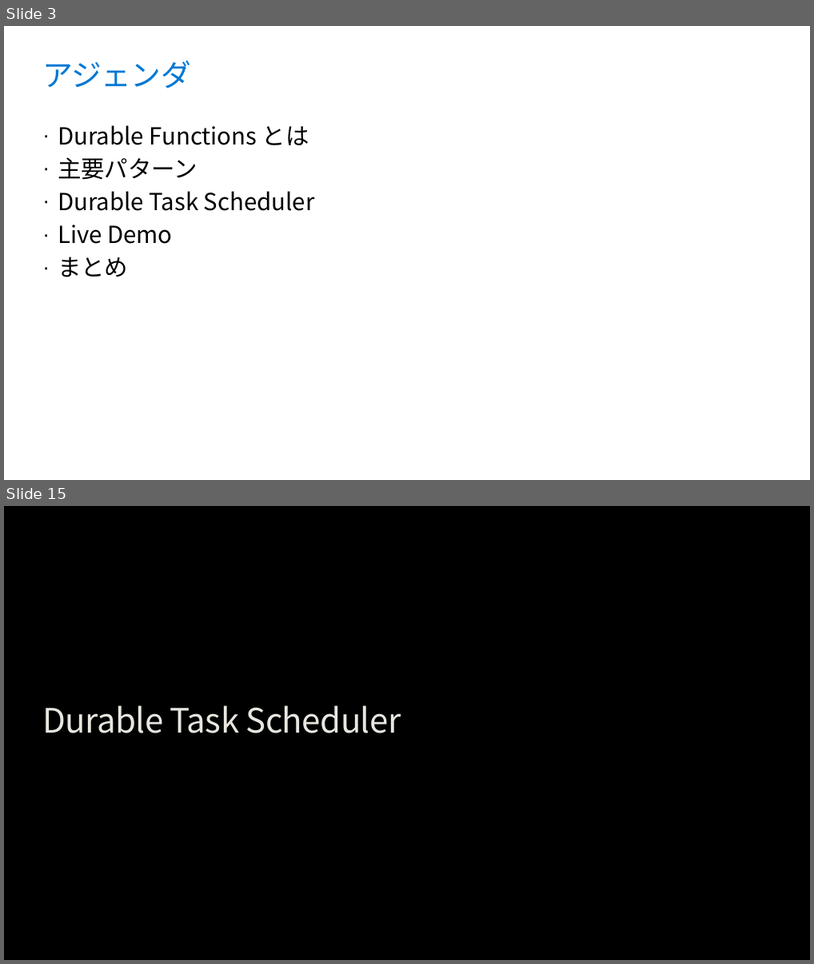
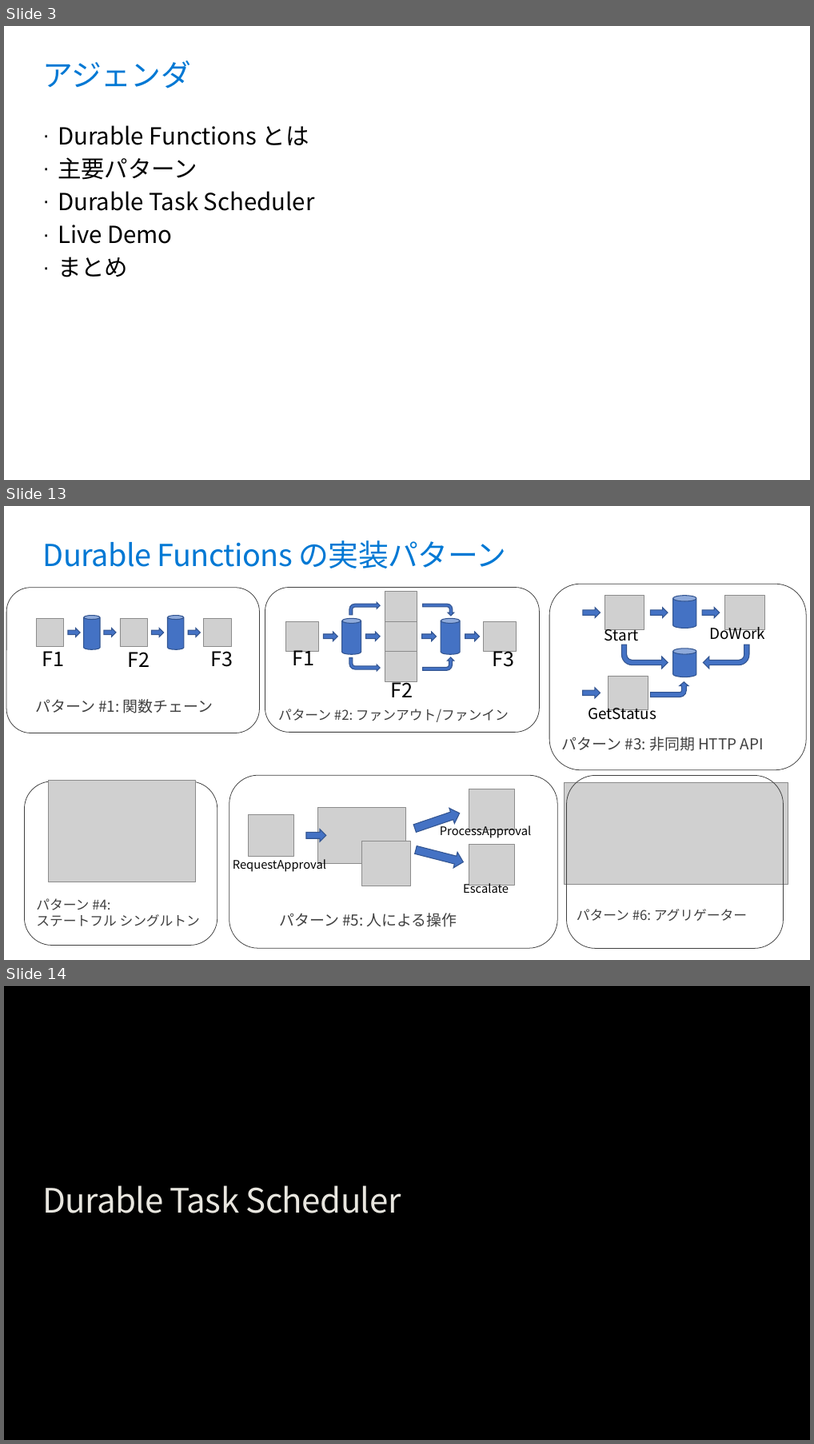
Before and after one commit to runceel/yonayona-durable, a slide deck: slides/slides.pptx. Shown one above the other, each under a label of ours: slides 3 and 15 before the commit, slides 3, 13 and 14 after it; the slides between them are not shown. The pictures are 814x964 and 814x1444 pixels, drawn with LibreOffice and Linux fonts; fonts in the diff are those of the drawing; grey boxes stand for pictures; background and template pictures are left out. Boxes give left, top, right and bottom in pixels: in the first picture for what was removed or moved away, otherwise in the second. Text is boxed around its words. In the diff, an @@ line names an element or a change of style, - is before the commit and + after.

Commit message:
スライドファイルを更新

```diff
--- a/slides/slides.pptx
+++ b/slides/slides.pptx
@@ slide 13 added at <box>4,506,810,960</box>, background #FFFFFF @@
@@ title added at <box>43,540,506,568</box>, 36 pt, text #0078D4 @@
+Durable Functions の実装パターン
@@ group added at <box>6,588,259,733</box>: 4 right arrows, 4 texts, 3 pictures, 2 cylinders, 1 rounded rectangle @@
+F1
+F2
+F3
+パターン #1: 関数チェーン
@@ group added at <box>266,587,540,732</box>: 5 pictures, 4 right arrows, 4 texts, 4 bent arrows, 2 cylinders, 1 rounded rectangle @@
+F1
+F2
+F3
+パターン #2: ファンアウト/ファンイン
@@ group added at <box>550,584,806,770</box>: 4 right arrows, 4 texts, 3 pictures, 3 bent arrows, 2 cylinders, 1 rounded rectangle @@
+Start
+DoWork
+GetStatus
+パターン #3: 非同期 HTTP API
@@ rounded rectangle added at <box>25,781,218,944</box>, outline #404040 0.75 pt @@
@@ picture added at <box>48,780,195,882</box> @@
@@ group added at <box>230,776,558,948</box>: 5 pictures, 4 texts, 3 right arrows, 1 rounded rectangle @@
+RequestApproval
+Escalate
+ProcessApproval
+パターン #5: 人による操作
@@ picture added at <box>565,782,789,884</box> @@
@@ rounded rectangle added at <box>567,776,784,948</box>, outline #404040 0.75 pt @@
@@ text added at <box>36,898,200,926</box>, 16 pt, text #404040 @@
+パターン #4:
+ステートフル シングルトン
@@ text added at <box>577,908,747,920</box>, 16 pt, text #404040 @@
+パターン #6: アグリゲーター
@@ what was slide 15 is now slide 14 @@
```
Also in this commit, not shown: 5 slides changed, 6 other slides added, 8 slides removed.
